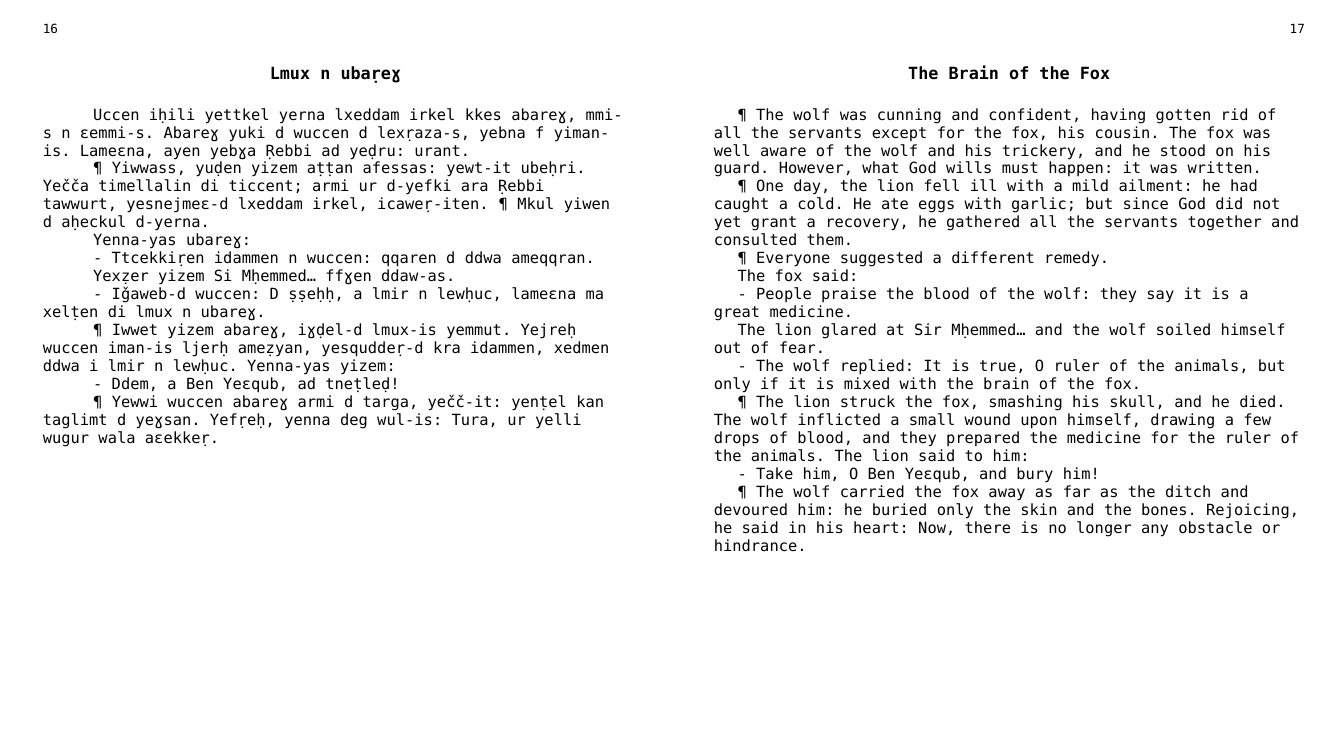
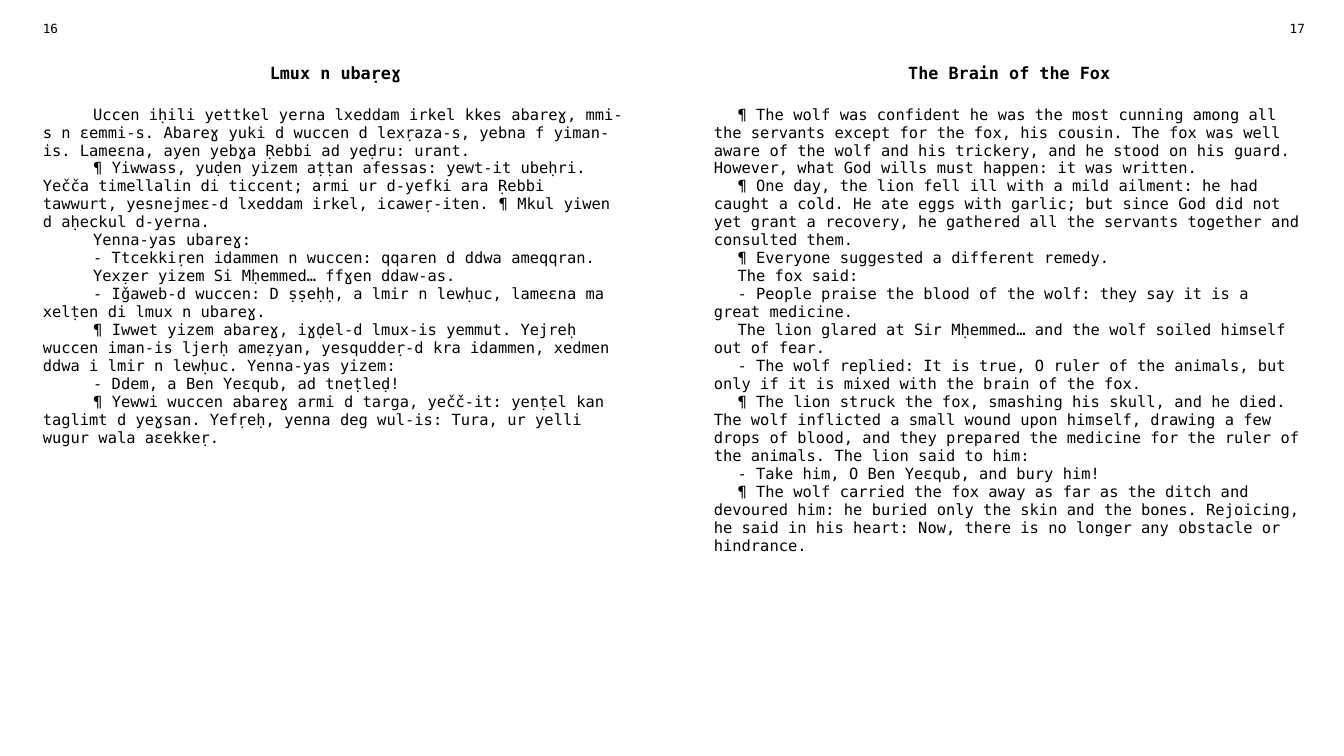
Before and after one commit to sferhah/tamacahut_n_wuccen, a slide deck: slide 4 of Uccen.ConsoleApp/uccen.eng.pptx. Drawn at 1344x756 pixels with LibreOffice and Linux fonts; fonts in the diff are those of the drawing. Boxes give left, top, right and bottom in pixels: in the first picture for what was removed or moved away, otherwise in the second. Text is boxed around its words. In the diff, an @@ line names an element or a change of style, - is before the commit and + after.

```diff
--- a/Uccen.ConsoleApp/uccen.eng.pptx
+++ b/Uccen.ConsoleApp/uccen.eng.pptx
@@ table at (32, 16, 1315, 729) @@
-row 3, column 3: ¶ The wolf was cunning and confident, having gotten rid of all the servants except for the fox, his cousin. The fox was well aware of the wolf and his trickery, and he stood on his guard. However, what God wills must happen: it was written. / ¶ One day, the lion fell ill with a mild ailment: he had caught a cold. He ate eggs with garlic; but since God did not yet grant a recovery, he gathered all the servants together and consulted them. / ¶ Everyone suggested a different remedy. / The fox said: / ‑ People praise the blood of the wolf: they say it is a great medicine. / The lion glared at Sir Mḥemmed… and the wolf soiled himself out of fear. / ‑ The wolf replied: It is true, O ruler of the animals, but only if it is mixed with the brain of the fox. / ¶ The lion struck the fox, smashing his skull, and he died. The wolf inflicted a small wound upon himself, drawing a few drops of blood, and they prepared the medicine for the ruler of the animals. The lion said to him: / ‑ Take him, O Ben Yeɛqub, and bury him! / ¶ The wolf carried the fox away as far as the ditch and devoured him: he buried only the skin and the bones. Rejoicing, he said in his heart: Now, there is no longer any obstacle or hindrance.
+row 3, column 3: ¶ The wolf was confident he was the most cunning among all the servants except for the fox, his cousin. The fox was well aware of the wolf and his trickery, and he stood on his guard. However, what God wills must happen: it was written. / ¶ One day, the lion fell ill with a mild ailment: he had caught a cold. He ate eggs with garlic; but since God did not yet grant a recovery, he gathered all the servants together and consulted them. / ¶ Everyone suggested a different remedy. / The fox said: / ‑ People praise the blood of the wolf: they say it is a great medicine. / The lion glared at Sir Mḥemmed… and the wolf soiled himself out of fear. / ‑ The wolf replied: It is true, O ruler of the animals, but only if it is mixed with the brain of the fox. / ¶ The lion struck the fox, smashing his skull, and he died. The wolf inflicted a small wound upon himself, drawing a few drops of blood, and they prepared the medicine for the ruler of the animals. The lion said to him: / ‑ Take him, O Ben Yeɛqub, and bury him! / ¶ The wolf carried the fox away as far as the ditch and devoured him: he buried only the skin and the bones. Rejoicing, he said in his heart: Now, there is no longer any obstacle or hindrance.
```
Also in this commit, not shown: 1 other file.
